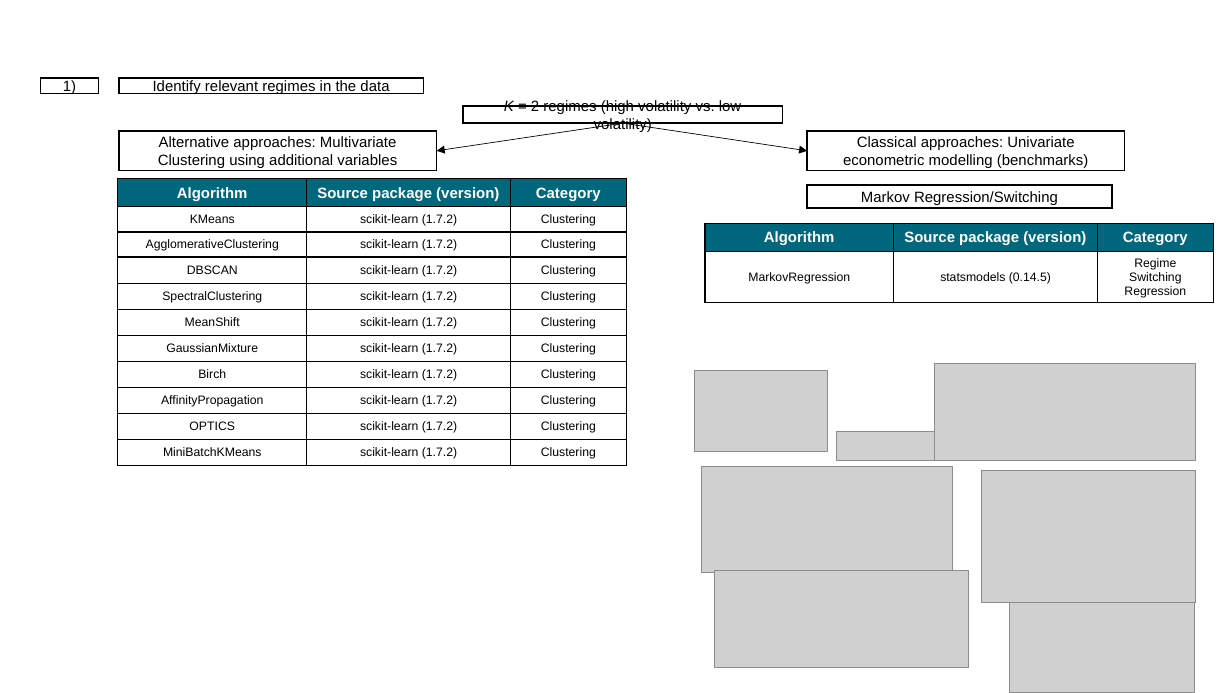
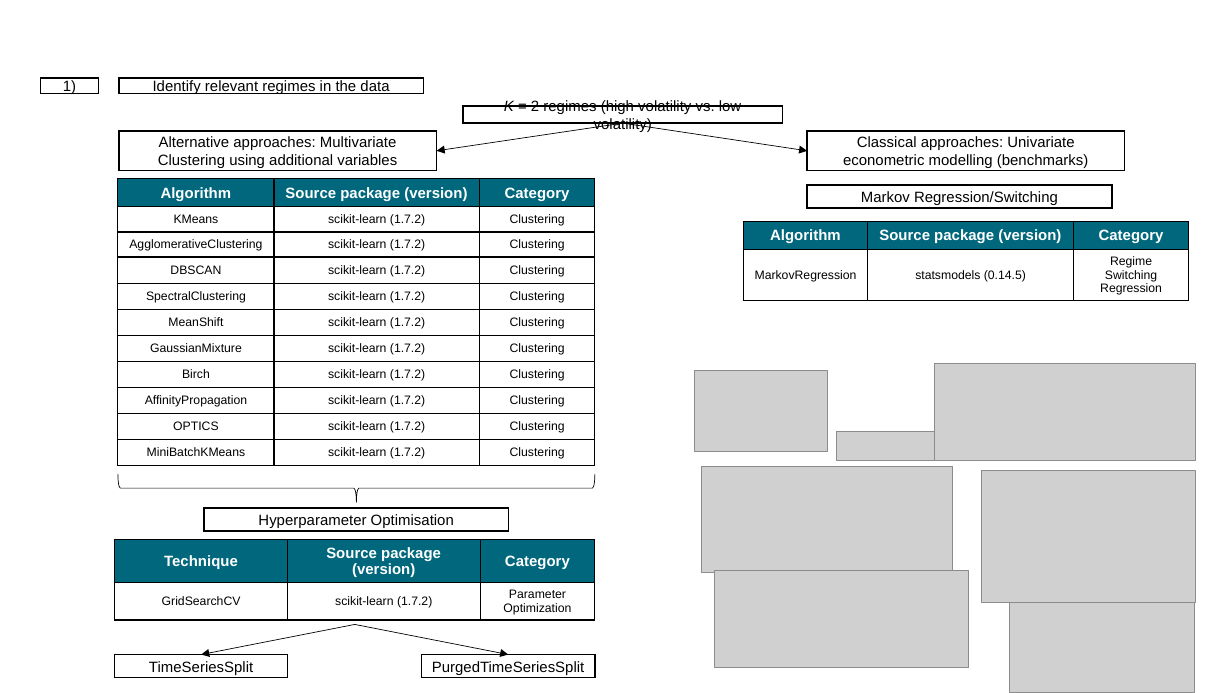
Before and after one commit to RobertHennings/Seminar, a slide deck: slide 11 of reports/presentation_pptx_version/PPTX_WiSo_Template.pptx. Drawn at 1232x693 pixels with LibreOffice and Linux fonts; fonts in the diff are those of the drawing; grey boxes stand for pictures; background and template pictures are left out. Boxes give left, top, right and bottom in pixels: in the first picture for what was removed or moved away, otherwise in the second. Text is boxed around its words. In the diff, an @@ line names an element or a change of style, - is before the commit and + after.

Commit message:
DEV: Separated GridSearch

```diff
--- a/reports/presentation_pptx_version/PPTX_WiSo_Template.pptx
+++ b/reports/presentation_pptx_version/PPTX_WiSo_Template.pptx
@@ table: place and size @@
-table at [118, 179, 627, 466]
+table at [118, 179, 595, 466]
@@ table: place and size @@
-table at [705, 224, 1213, 306]
+table at [743, 221, 1189, 303]
@@ left brace added at [118, 474, 595, 502], outline #000000 0.5 pt @@
@@ rectangle added at [204, 508, 509, 532], outline #000000 1 pt, 11 pt, text #000000 @@
+Hyperparameter Optimisation
@@ table added at [114, 540, 594, 625], 2 rows, 3 columns @@
+Technique | Source package (version) | Category
+GridSearchCV | scikit-learn (1.7.2) | Parameter Optimization
@@ arrow added from (355, 625) to (201, 654), #000000 0.5 pt @@
@@ arrow added from (355, 625) to (508, 654), #000000 0.5 pt @@
@@ rectangle added at [114, 654, 287, 678], outline #000000 1 pt, 11 pt, text #000000 @@
+TimeSeriesSplit
@@ rectangle added at [421, 654, 594, 678], outline #000000 1 pt, 11 pt, text #000000 @@
+PurgedTimeSeriesSplit
```
Also in this commit, not shown: 2 other slides changed, 5 slides added, 6 other files.
